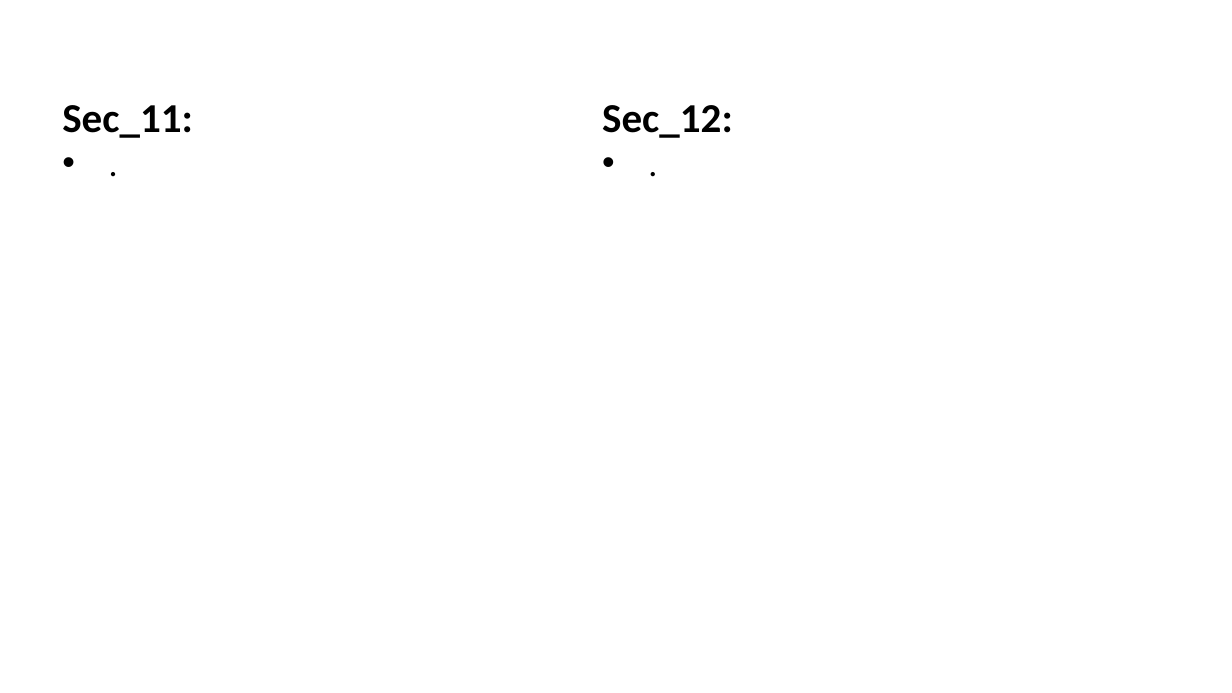
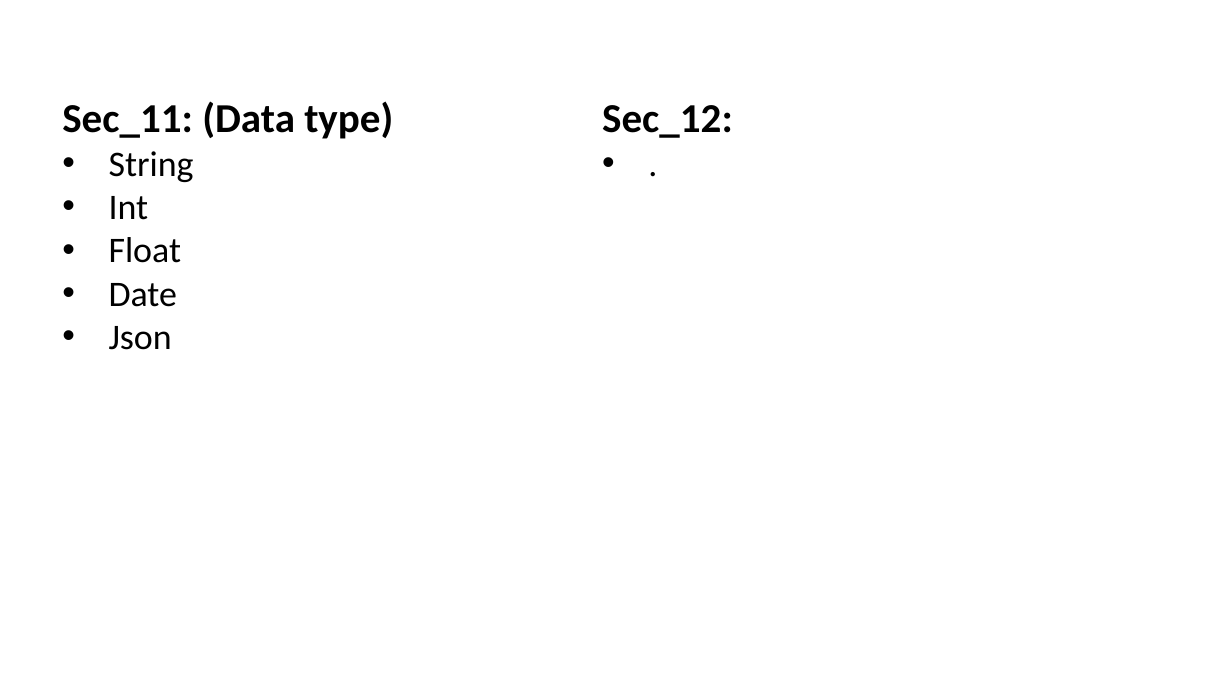
Before and after one commit to Amir-Hofo/Basic_SQL_Commands, a slide deck: slide 7 of list of content.pptx. Drawn at 1232x693 pixels with LibreOffice and Linux fonts; fonts in the diff are those of the drawing. Boxes give left, top, right and bottom in pixels: in the first picture for what was removed or moved away, otherwise in the second. Text is boxed around its words. In the diff, an @@ line names an element or a change of style, - is before the commit and + after.

```diff
--- a/list of content.pptx
+++ b/list of content.pptx
@@ text at <box>62,101,393,350</box>: text changed; size 32 to 28 pt; bold off @@
-Sec_11:
-• .
+Sec_11: (Data type)
+• String
+• Int
+• Float
+• Date
+• Json
```
Also in this commit, not shown: 1 other file.
